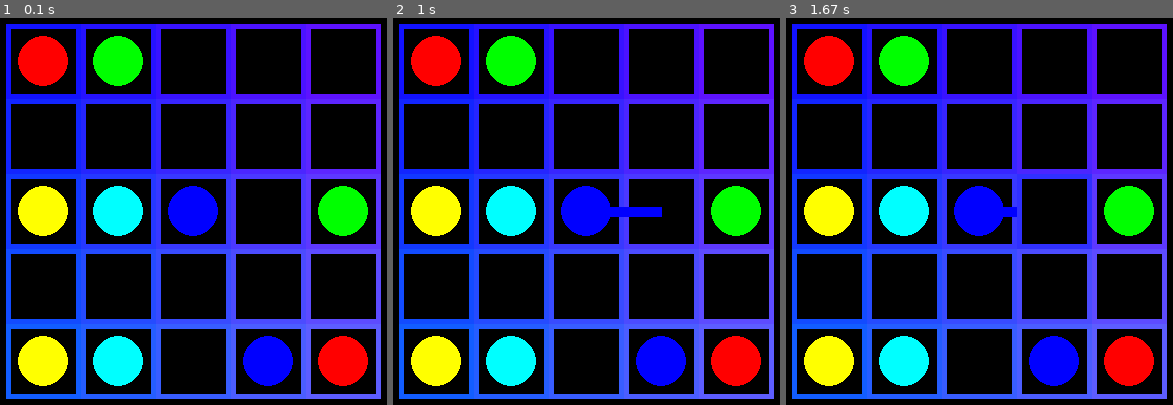
Above: before the commit, frames 1-3 (left to right).
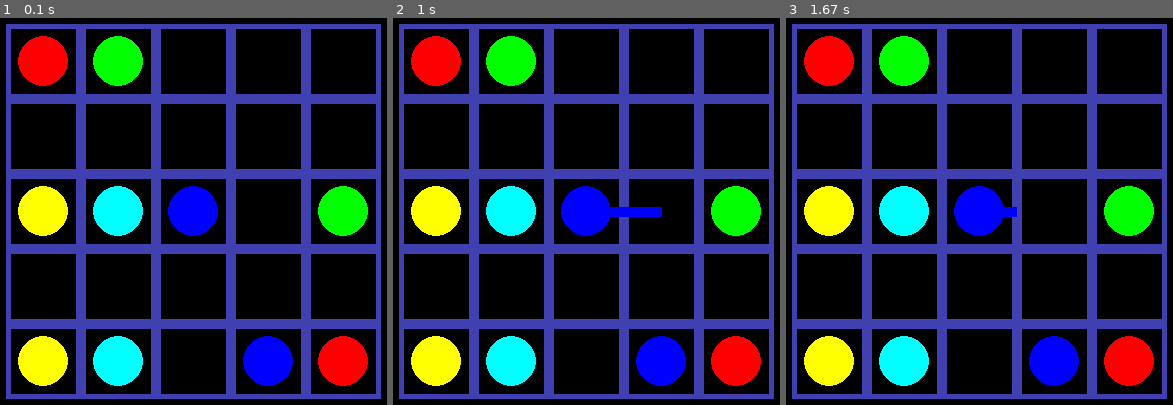
Above: after the commit, the same moments.

Repository: edvinalestig/flow-pygame
Game: pygame game, started from main.py
Two runs of this game, one before a commit and one after it. Both use one fixed random seed, a clock stepped at 60 frames per second and the inputs below.
Inputs (mouse positions are in pixels of both pictures, inside the frame that each line leads up to):
- Up to frame 1 (0.1 s): no input
- Up to frame 2 (1 s): click (586, 211) at 0.38 s; press the mouse at (586, 211) at 0.7 s; move the mouse to (648, 246) at 0.8 s; release the mouse at (714, 281) at 0.93 s
- Up to frame 3 (1.67 s): click (1045, 199) at 1.62 s

The runs differ from the first frame. In frame 1, 23% of the frame differs, in the area x 1-99%, y 1-99%; in frame 2, 23%; in frame 3, 23%.

Commit message:
Made tile border colour constant

Diff:
--- a/graphicsManager.py
+++ b/graphicsManager.py
@@ -10,6 +10,7 @@
     def drawBoard(self, length, width, height):
         totalHeight = length * height
         totalWidth = length * width
+        borderColour = (64, 64, 176)
 
         y = length
         while y < totalHeight + length:
@@ -19,7 +20,7 @@
 
                 # Rect(left, top, width, height) -> Rect
                 rectangle = pygame.Rect(x, y, length, length)
-                pygame.draw.rect(self.logic.screen, [x/4, y/4, 255], rectangle, 5)
+                pygame.draw.rect(self.logic.screen, borderColour, rectangle, 5)
                 self.logic.rectangles.append(rectangle)
 
                 centrePoint = (math.floor(x + length/2), math.floor(y + length/2))
--- a/main.py
+++ b/main.py
@@ -73,11 +73,8 @@
 
         pygame.draw.rect(self.screen, (0, 0, 0), self.rectangles[index])
 
-        red = math.floor(((index / self.height) * self.sideLength)/4)
-        if self.dev: print("Red:", red)
-        green = math.floor(((index / self.width) * self.sideLength)/4)
-        if self.dev: print("Green:", green)
-        colour = (red, green, 255)
+
+        colour = (64, 64, 176)
         pygame.draw.rect(self.screen, colour, self.rectangles[index], 5)
         self.filledTiles[index] = False
 
